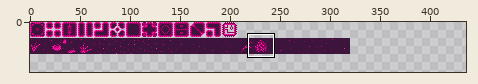
Edited in one commit: sprite sheet (assets/images/tiles.gif). Above, an overview of the earlier version with the close-up marked.
Close-up. Before the edit:
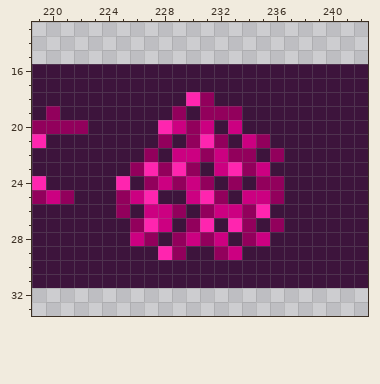
The file is 512x64 pixels. Shown: x 219..242, y 13..33. The wide view leaves out empty margins. The commit also changed other parts of the picture, which this record leaves out.
After the commit:
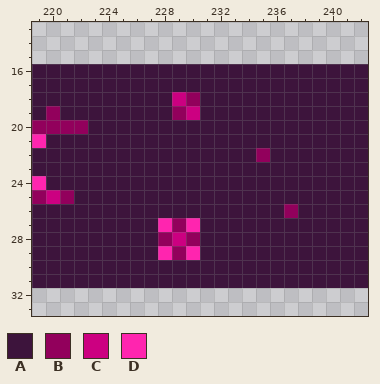
Palette (. is transparent): A #3d143c  B #92005c  C #cc0081  D #ff25af
Changes in this commit:
Changed rows in their new state; - is an unchanged pixel.
first column x 225:
18 ----CBA------
19 -----CAAA----
20 ---AAAA-A----
21 ---A-AAA-AA--
22 --A-AAAAAABA-
23 -AAAAA-AAAA--
24 A-AAAAA-A-AA-
25 AAA--AAA-AAA-
26 A-AAA-AAAAA-B
27 -AADBDA-AA-A-
28 -AABCBAA-AA--
29 -----D-AA----
